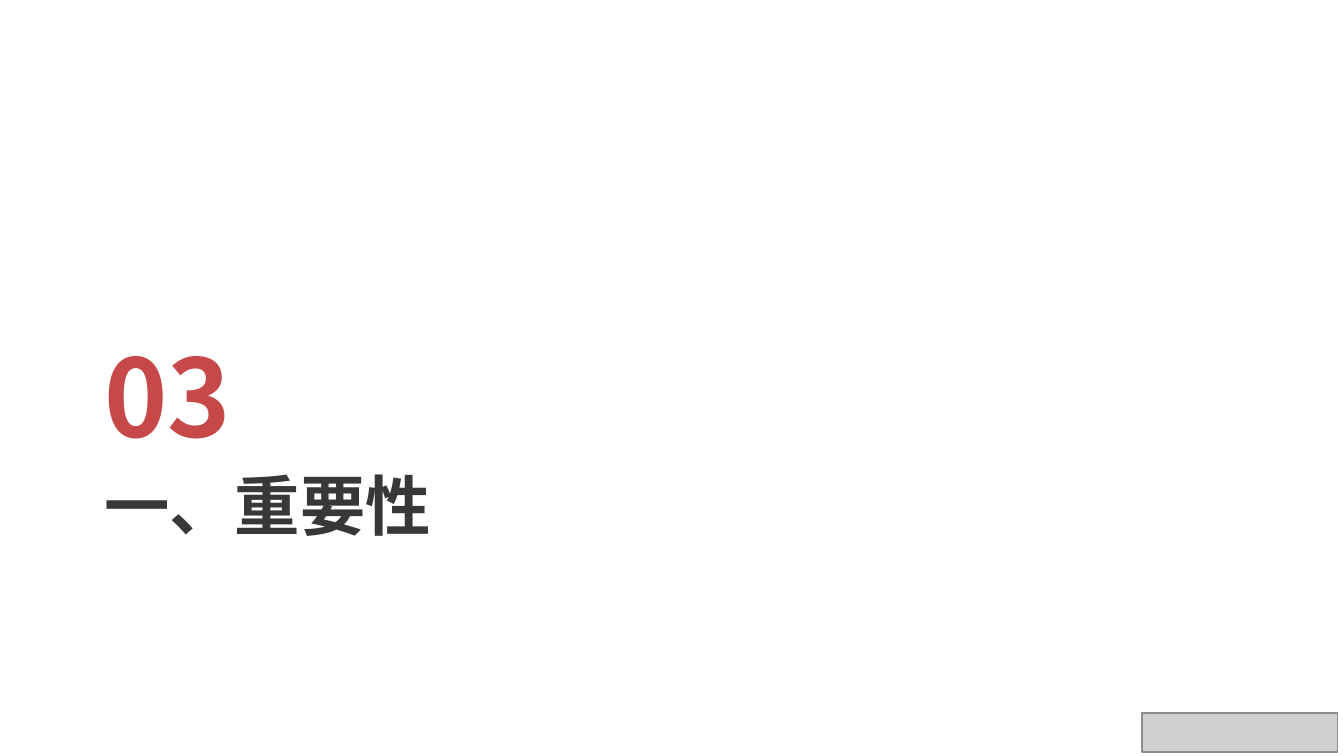
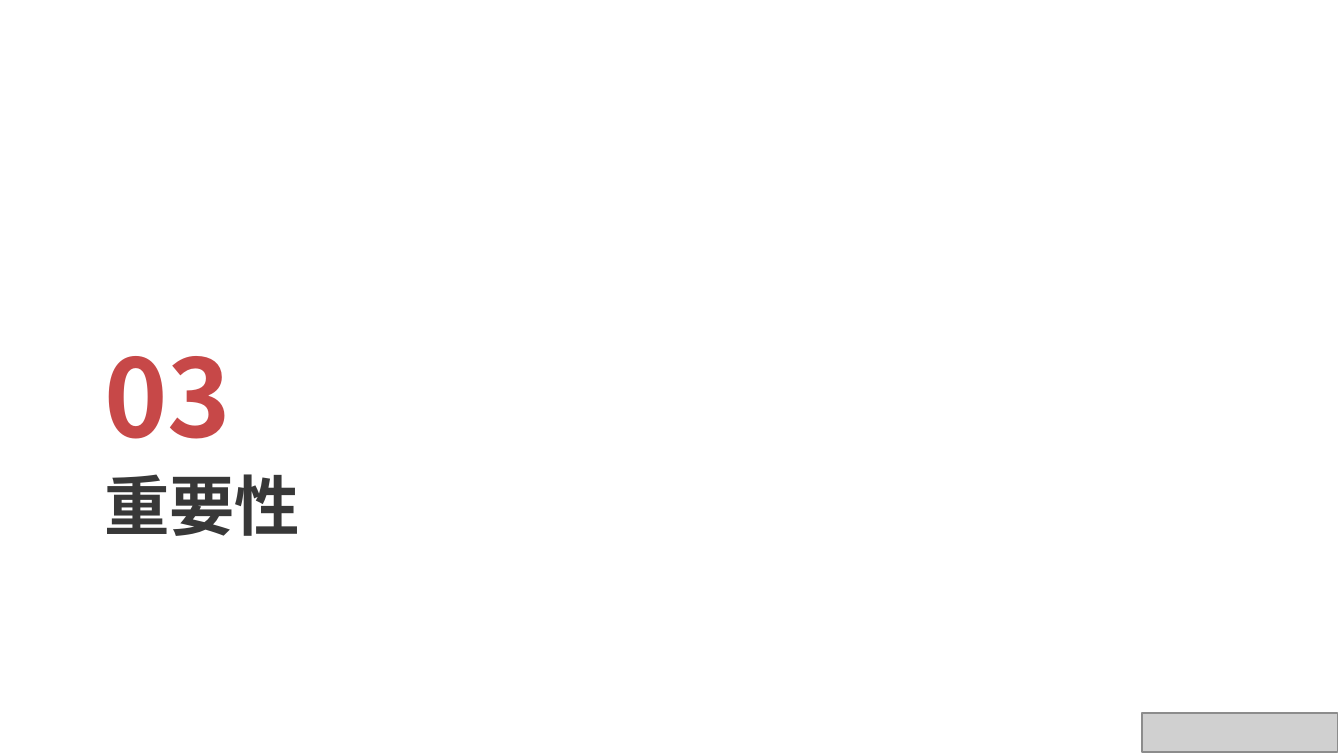
Before and after one commit to xuqunhai/python, a slide deck: slide 8 of rx/Vue项目最佳实践.pptx (slide 9 before the commit). Drawn at 1344x756 pixels with LibreOffice and Linux fonts; fonts in the diff are those of the drawing; grey boxes stand for pictures; background and template pictures are left out. Boxes give left, top, right and bottom in pixels: in the first picture for what was removed or moved away, otherwise in the second. Text is boxed around its words. In the diff, an @@ line names an element or a change of style, - is before the commit and + after.

```diff
--- a/rx/Vue项目最佳实践.pptx
+++ b/rx/Vue项目最佳实践.pptx
@@ text at (x1=104, y1=474, x2=300, y2=536): text changed @@
-一、重要性
+重要性
```
Also in this commit, not shown: 6 other slides changed, 8 slides removed, 1 other file.
